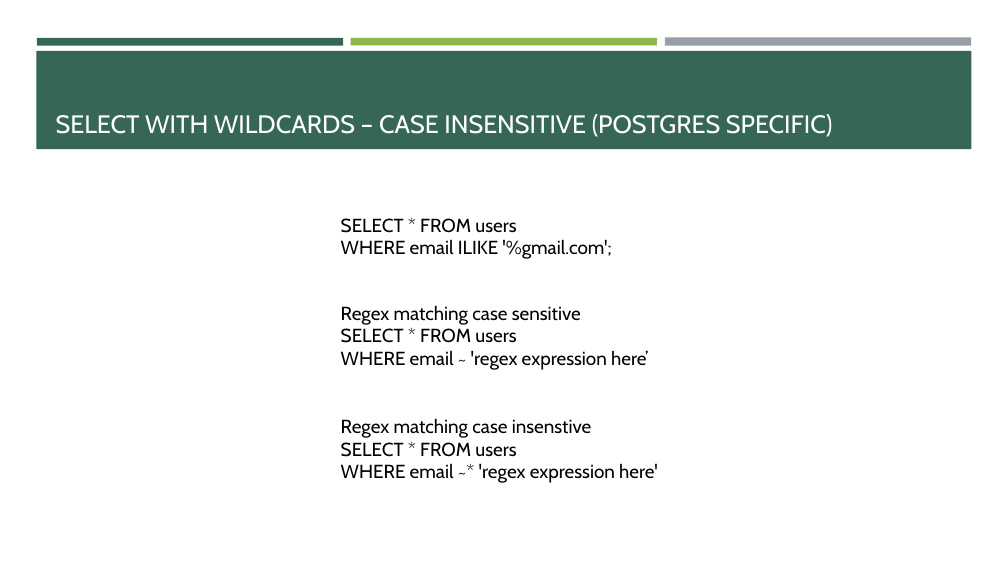
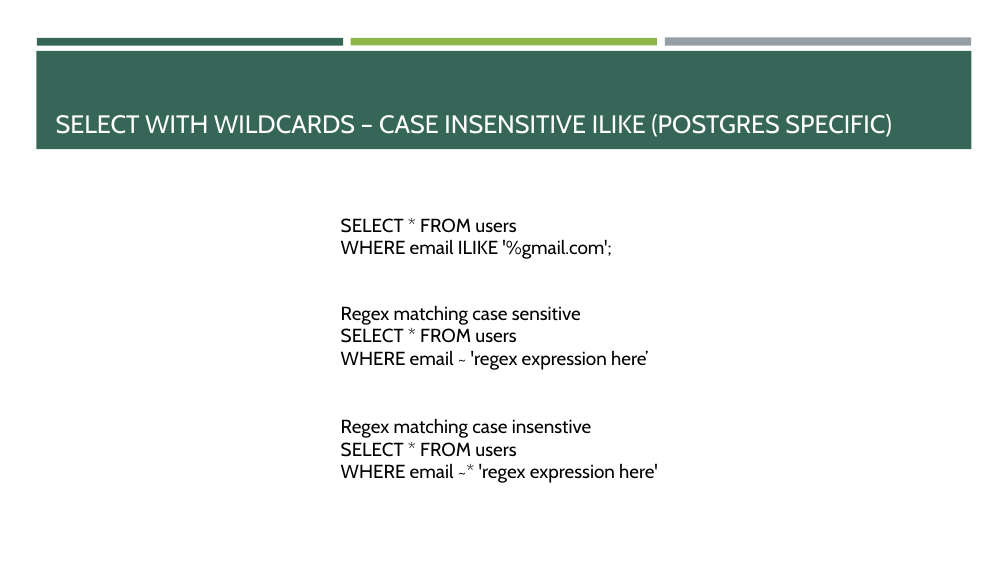
Before and after one commit to e-m-wilson/java-fs, a slide deck: slide 50 of Week_3/SQL_postgres.pptx (slide 49 before the commit). Drawn at 1008x567 pixels with LibreOffice and Linux fonts; fonts in the diff are those of the drawing. Boxes give left, top, right and bottom in pixels: in the first picture for what was removed or moved away, otherwise in the second. Text is boxed around its words. In the diff, an @@ line names an element or a change of style, - is before the commit and + after.

```diff
--- a/Week_3/SQL_postgres.pptx
+++ b/Week_3/SQL_postgres.pptx
@@ title at [56,114,891,137]: text changed @@
-SELECT WITH WILDCARDS – CASE INSENSITIVE (POSTGRES SPECIFIC)
+SELECT WITH WILDCARDS – CASE INSENSITIVE ILIKE (POSTGRES SPECIFIC)
```
Also in this commit, not shown: 4 other slides changed, 25 slides added.
